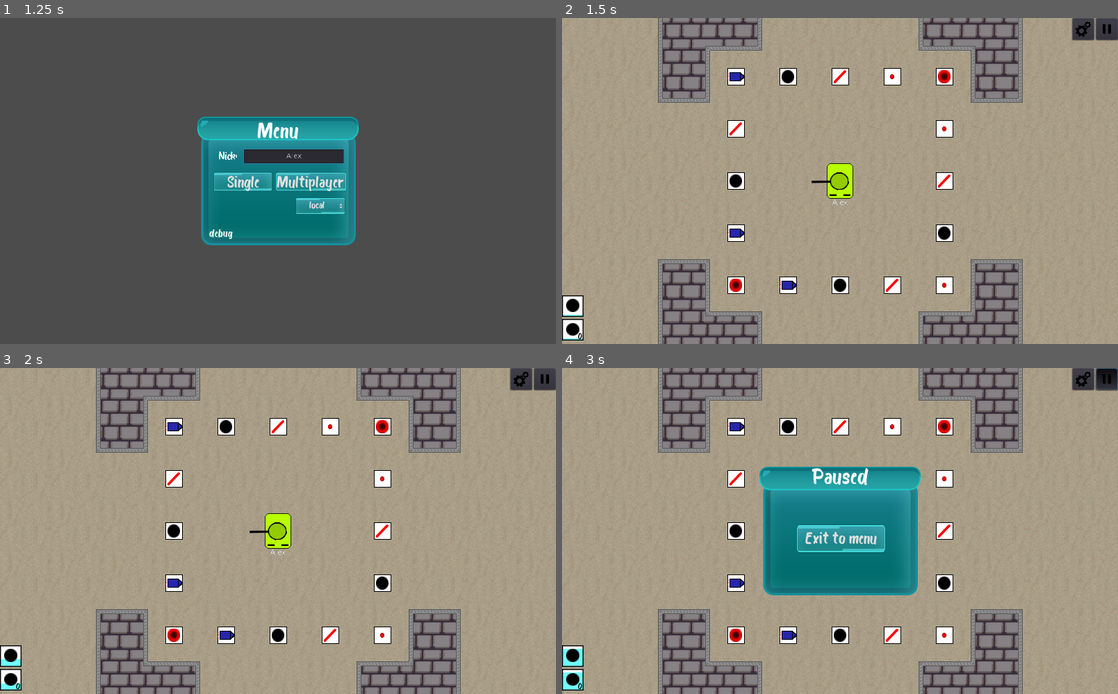
Above: before the commit, frames 1-4 (two rows, left to right).
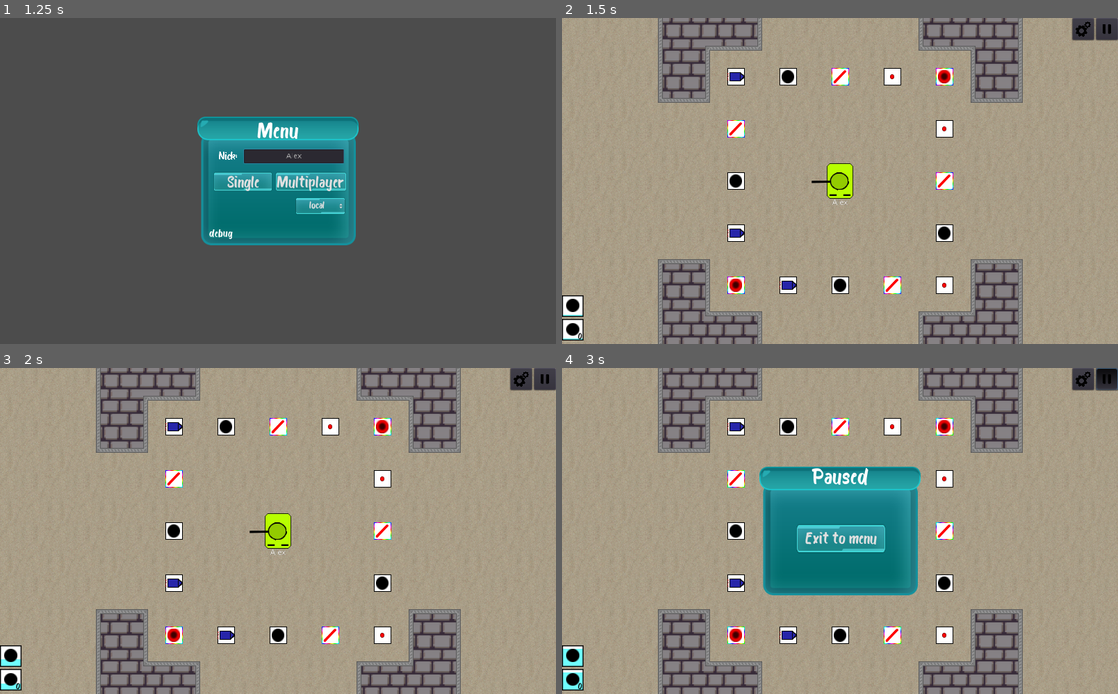
Above: after the commit, the same moments.

Repository: mm-102/godot_tanks
Game: Godot game, scene res://GameModeMaster.tscn
Two runs of this game, one before a commit and one after it. Both use one fixed random seed, a clock stepped at 60 frames per second and the inputs below.
Inputs (mouse positions are in pixels of both pictures, inside the frame that each line leads up to):
- Up to frame 1 (1.25 s): click (294, 154) at 0.52 s; type "Alex" at 0.6 s
- Up to frame 2 (1.5 s): click "Single" at 1.25 s
- Up to frame 3 (2 s): no input
- Up to frame 4 (3 s): click (1084, 377) at 2 s; click (1106, 377) at 2.75 s

Frame 1 is identical in both runs. In frame 2, 0.2% of the frame differs, in the area x 29-71%, y 15-85%; in frame 3, 0.2%; in frame 4, 0.2%.

Commit message:
Add rainbow border for set types of ammo

Diff:
--- a/Objects/AmmoBox.gd
+++ b/Objects/AmmoBox.gd
@@ -1,8 +1,15 @@
 extends Area2D
+
+const super_type_shader = preload("res://Objects/ammo_box_shader.tres")
 
 export(Ammunition.TYPES) var type = Ammunition.TYPES.ROCKET
 const bigger_types = [
 	Ammunition.TYPES.FRAG_BOMB,
+	Ammunition.TYPES.FIREBALL,
+]
+
+const super_types = [
+	Ammunition.TYPES.LASER,
 	Ammunition.TYPES.FIREBALL,
 ]
 
@@ -19,3 +26,7 @@
 	if type in bigger_types:
 		sprite.set_scale(Vector2(3,3))
 	sprite.texture = Ammunition.get_box_texture(type)
+
+	if type in super_types:
+		$MainSprite.material = ShaderMaterial.new()
+		$MainSprite.material.shader = super_type_shader
--- /dev/null
+++ b/Objects/ammo_box_shader.tres
@@ -0,0 +1,25 @@
+[gd_resource type="Shader" format=2]
+
+[resource]
+code = "shader_type canvas_item;
+
+uniform float border_size = 0.05;
+
+float rect(vec2 pos){
+	float h = step(border_size, pos.x) - step(1.0 - border_size, pos.x);
+	float v = step(border_size, pos.y) - step(1.0 - border_size, pos.y);
+	return h * v;
+}
+
+vec3 hsv2rgb(vec3 c){
+    vec4 K = vec4(1.0, 2.0 / 3.0, 1.0 / 3.0, 3.0);
+    vec3 p = abs(fract(c.xxx + K.xyz) * 6.0 - K.www);
+    return c.z * mix(K.xxx, clamp(p - K.xxx, 0.0, 1.0), c.y);
+}
+
+void fragment(){
+	vec3 c = hsv2rgb(vec3(- TIME / 5.0 + UV.x + UV.y, 1.0, 1.0));
+	vec4 border_color = vec4(c, 1.0);
+	vec4 col = texture(TEXTURE, UV);
+	COLOR = mix(border_color, col, rect(UV));
+}"
--- a/Player/Tank/Tank.gd
+++ b/Player/Tank/Tank.gd
@@ -249,7 +249,6 @@
 	special_ammo[ammo_slot].amount -= 1
 	_update_slots_after_shoot()
 	slot_locked = false
-	print(ammo_slot)
 	if ammo_slot == 0:
 		reset_autoload_timer()
 	if ammo_slot == 0 and special_ammo[0].amount == 0:
